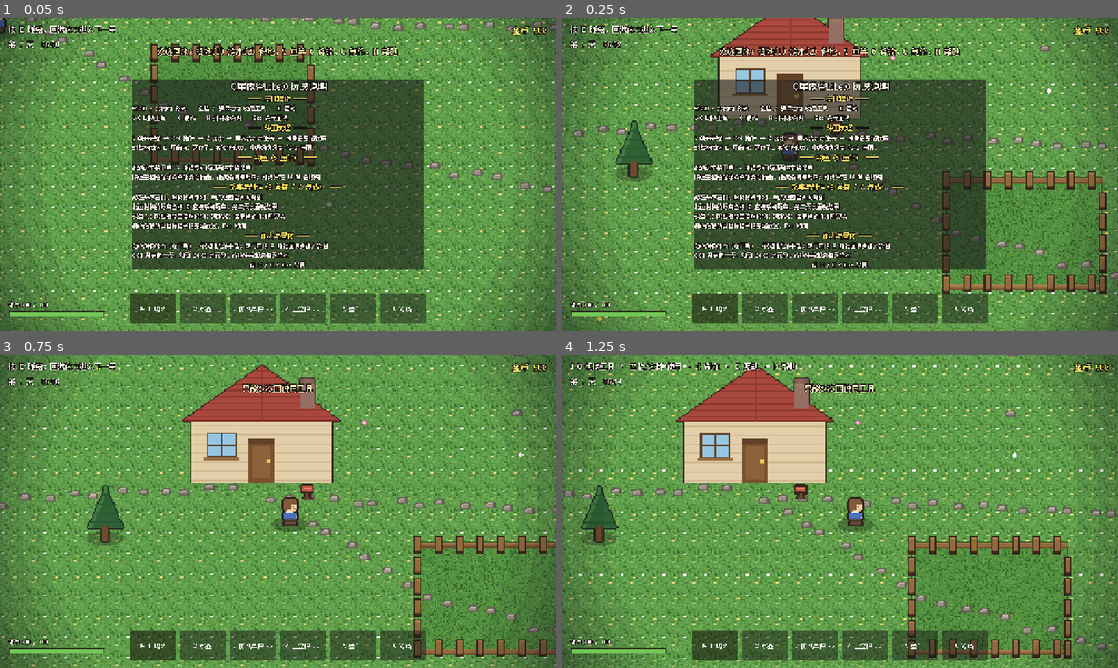
Above: before the commit, frames 1-4 (two rows, left to right).
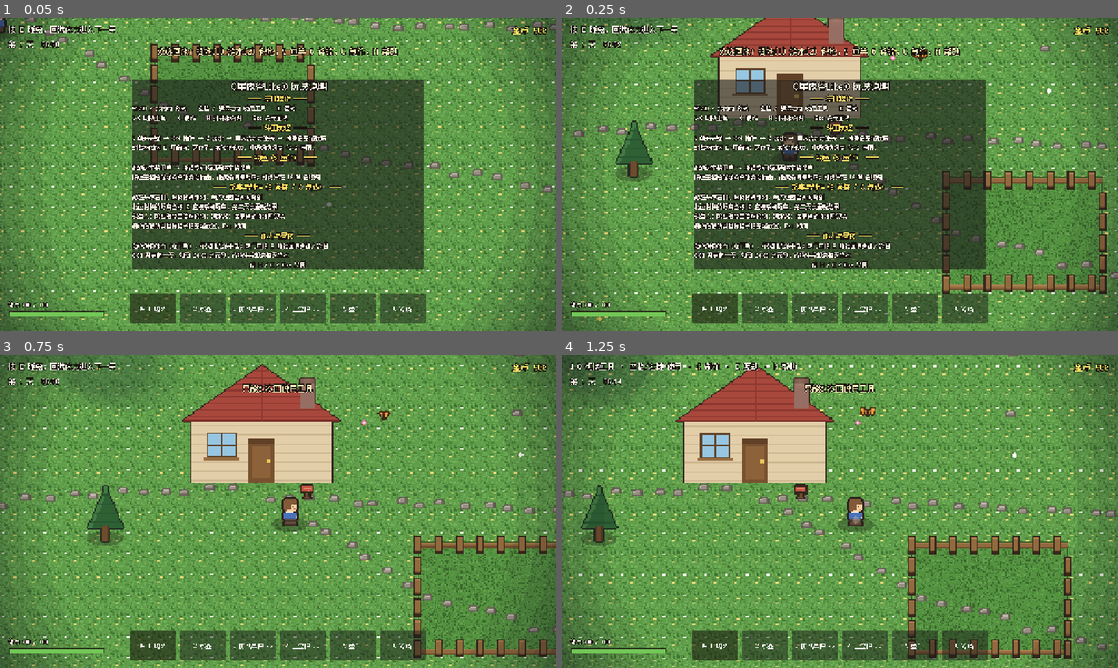
Above: after the commit, the same moments.

Repository: 192aaa/stardew-like
Game: Godot game, scene res://scenes/main.tscn
Two runs of this game, one before a commit and one after it. Both use one fixed random seed, a clock stepped at 60 frames per second and the inputs below.
Inputs (mouse positions are in pixels of both pictures, inside the frame that each line leads up to):
- Up to frame 1 (0.05 s): no input
- Up to frame 2 (0.25 s): no input
- Up to frame 3 (0.75 s): move the mouse to (400, 495) at 0.52 s; hold D (move_right) from 0.53 s (still down); hold E (interact) from 0.53 s (still down); click (400, 495) at 0.67 s
- Up to frame 4 (1.25 s): keep holding D (move_right); keep holding E (interact)

Frame 1 is identical in both runs. In frame 2, 0.3% of the frame differs, in the area x 7-66%, y 0-14%; in frame 3, 1.6%, in the area x 9-71%, y 0-21%; in frame 4, 0.9%.

Commit message:
打磨包：白天氛围（蝴蝶/云影/飘叶）+ 动作反馈（飘字/脚步尘土）+ 8-bit 程序化音效

Diff:
--- a/project.godot
+++ b/project.godot
@@ -18,6 +18,7 @@
 [autoload]
 
 Game="*res://scripts/game.gd"
+Sfx="*res://scripts/sfx.gd"
 
 [display]
 
--- a/scripts/decor.gd
+++ b/scripts/decor.gd
@@ -25,6 +25,9 @@
 const TEX_LOG := preload("res://assets/log.png")
 const TEX_STUMP := preload("res://assets/stump.png")
 const TEX_MUSHROOM := preload("res://assets/mushroom.png")
+const TEX_BUTTERFLY := preload("res://assets/butterfly.png")
+const TEX_CLOUD := preload("res://assets/cloud_shadow.png")
+const TEX_LEAF := preload("res://assets/leaf.png")
 
 const WATER_FRAMES := [
 	preload("res://assets/water0.png"), preload("res://assets/water1.png"),
@@ -90,12 +93,23 @@
 	Vector2(860, 40), Vector2(620, 140), Vector2(770, 120), Vector2(470, -30),
 ]
 
+## 白天氛围：蝴蝶活动点（花田与野花丛）/ 云影初始位置
+const BUTTERFLY_SPOTS := [
+	Vector2(-1170, 660), Vector2(-500, -500), Vector2(650, -250),
+	Vector2(900, 150), Vector2(-80, 120),
+]
+const CLOUD_SEEDS := [
+	Vector2(-900, -620), Vector2(500, 140), Vector2(-350, 760), Vector2(1250, -450),
+]
+
 var sign_font: Font
 var _stones: Array[Vector2] = []
 var _wt := 0.0
 var _glow_window: Sprite2D
 var _glow_lamp: Sprite2D
 var _fireflies: Array[Sprite2D] = []
+var _butterflies: Array[Sprite2D] = []
+var _clouds: Array[Sprite2D] = []
 
 
 func _ready() -> void:
@@ -152,6 +166,7 @@
 		f.modulate.a = 0.0
 		_fireflies.append(f)
 	_setup_smoke()
+	_setup_ambience()
 	# 碰撞：房屋、商店、池塘、灯柱、树干、水井、信箱、花田栅栏、地图边界
 	_add_blocker_rect(HOUSE_RECT)
 	_add_blocker_rect(STALL_RECT)
@@ -188,6 +203,20 @@
 		var b: Vector2 = FIREFLY_BASE[i]
 		f.position = b + Vector2(sin(_wt * 0.7 + i * 1.9) * 26.0, cos(_wt * 0.53 + i * 1.3) * 18.0)
 		f.modulate.a = night * (0.35 + 0.4 * (0.5 + 0.5 * sin(_wt * 2.2 + i)))
+	# 白天氛围：蝴蝶飞舞（入夜淡出）与云影缓慢漂移
+	var day_a := clampf(1.0 - night * 1.6, 0.0, 1.0)
+	for i in _butterflies.size():
+		var b := _butterflies[i]
+		var t := _wt * (0.5 + 0.12 * i) + i * 2.13
+		b.position = BUTTERFLY_SPOTS[i] + Vector2(sin(t) * 54.0, cos(t * 0.77) * 30.0)
+		b.frame = int(_wt * 10.0 + i * 1.7) % 2
+		b.flip_h = sin(t * 0.9) < 0.0
+		b.modulate.a = day_a
+	for i in _clouds.size():
+		var c := _clouds[i]
+		c.position.x += delta * (9.0 + i * 2.5)
+		if c.position.x > 2150.0:
+			c.position.x = -2150.0
 
 
 func _scatter_detail() -> void:
@@ -222,6 +251,64 @@
 			placed += 1
 
 
+## 白天氛围：云影 / 蝴蝶 / 树冠落叶
+func _setup_ambience() -> void:
+	var rng := RandomNumberGenerator.new()
+	rng.seed = 21
+	for i in CLOUD_SEEDS.size():
+		var c := Sprite2D.new()
+		c.texture = TEX_CLOUD
+		c.position = CLOUD_SEEDS[i]
+		var sc := 1.6 + rng.randf() * 0.9
+		c.scale = Vector2(sc, sc * (0.8 + rng.randf() * 0.3))
+		c.z_index = 1
+		c.modulate.a = 0.9
+		add_child(c)
+		_clouds.append(c)
+	for p in BUTTERFLY_SPOTS:
+		var b := Sprite2D.new()
+		b.texture = TEX_BUTTERFLY
+		b.hframes = 2
+		b.position = p
+		b.z_index = 1
+		add_child(b)
+		_butterflies.append(b)
+	for i in range(0, TREES.size(), 2):
+		_add_leaf_rain(TREES[i] + Vector2(0, -30))
+
+
+## 树冠飘落树叶（随机秋叶色、旋转飘落、落地图形淡出）
+func _add_leaf_rain(pos: Vector2) -> void:
+	var p := CPUParticles2D.new()
+	p.texture = TEX_LEAF
+	p.position = pos
+	p.amount = 3
+	p.lifetime = 3.4
+	p.preprocess = 3.0
+	p.emission_shape = CPUParticles2D.EMISSION_SHAPE_SPHERE
+	p.emission_sphere_radius = 20.0
+	p.direction = Vector2(0.25, 1)
+	p.spread = 24.0
+	p.gravity = Vector2(0, 10)
+	p.initial_velocity_min = 3.0
+	p.initial_velocity_max = 9.0
+	p.angular_velocity_min = -80.0
+	p.angular_velocity_max = 80.0
+	p.scale_amount_min = 0.7
+	p.scale_amount_max = 1.1
+	var autumn := Gradient.new()  # 随机初始色：绿→琥珀→赭石
+	autumn.set_color(0, Color(0.45, 0.62, 0.3))
+	autumn.add_point(0.5, Color(0.8, 0.62, 0.25))
+	autumn.set_color(1, Color(0.75, 0.42, 0.22))
+	p.color_initial_ramp = autumn
+	var g := Gradient.new()
+	g.set_color(0, Color(1, 1, 1, 0.95))
+	g.set_color(1, Color(1, 1, 1, 0))
+	p.color_ramp = g
+	p.emitting = true
+	add_child(p)
+
+
 func _add_material() -> CanvasItemMaterial:
 	var m := CanvasItemMaterial.new()
 	m.blend_mode = CanvasItemMaterial.BLEND_MODE_ADD
--- a/scripts/main.gd
+++ b/scripts/main.gd
@@ -148,6 +148,8 @@
 			_toggle_craft(false)
 		elif gather.pick_berry(player.position) > 0:
 			player.pop()
+			Sfx.play("pick")
+			_float_text("+野莓", player.position + Vector2(0, -30), Color(1, 0.55, 0.5))
 			_toast("摘到了野莓！已放进背包，明天会再结果")
 		elif player.position.distance_to(decor.SHOP_POS) < 90.0:
 			_toggle_shop(true)
@@ -218,6 +220,8 @@
 	if got != "":
 		Game.add_harvest(got, 1)
 		_toast("收获了%s！" % Game.CROPS[got].name)
+		_float_text("+1 %s" % Game.CROPS[got].name, _cell_center(cell), Color(1, 0.9, 0.35))
+		Sfx.play("harvest")
 		player.pop()
 		return
 	match current_tool:
@@ -235,6 +239,7 @@
 					err = msg
 			if done > 0:
 				player.pop()
+				Sfx.play("hoe")
 				if Game.hoe_level >= 2:
 					_toast("铜锄开垦了 %d 块地" % done)
 			else:
@@ -253,6 +258,7 @@
 					err = msg
 			if done > 0:
 				player.pop()
+				Sfx.play("water")
 				if Game.can_level >= 2:
 					_toast("铜壶浇了 %d 块地" % done)
 			else:
@@ -266,6 +272,7 @@
 			if msg == "":
 				Game.use_seed(id, 1)
 				_toast("种下了%s" % Game.CROPS[id].name)
+				Sfx.play("plant")
 				player.pop()
 			else:
 				_toast(msg)
@@ -280,15 +287,18 @@
 		_toast("体力不够了，回床上睡一觉吧")
 		return
 	var res: Dictionary = gather.hit_at(p)
+	Sfx.play("axe")
 	player.pop()
 	if res.result == "break":
 		var n := 1 + (1 if randf() < 0.3 else 0)
 		if res.kind == "rock":
 			Game.add_item("stone", n)
 			_toast("敲碎了石头！获得石料 x%d" % n)
+			_float_text("+%d 石料" % n, p, Color(0.85, 0.88, 0.95))
 		else:
 			Game.add_item("wood", n)
 			_toast("捡到了木材 x%d" % n)
+			_float_text("+%d 木材" % n, p, Color(0.8, 0.65, 0.45))
 
 
 # ---------- 钓鱼 ----------
@@ -344,6 +354,7 @@
 			fish_state = 2
 			_bite_window = 0.9
 			_bobber.modulate = Color(1.0, 0.45, 0.4)
+			Sfx.play("bite")
 			_toast("咬钩了！快按空格提竿！")
 	elif fish_state == 2:
 		_bite_window -= delta
@@ -409,6 +420,8 @@
 	Game.add_item(pick, 1)
 	_end_fishing()
 	_toast("钓到了%s！已放进背包，去商店卖掉吧" % Game.FISH[pick].name)
+	_float_text("+1 %s" % Game.FISH[pick].name, player.position + Vector2(0, -34), Color(0.55, 0.85, 1))
+	Sfx.play("harvest")
 	player.pop()
 
 
@@ -567,6 +580,7 @@
 		return
 	Game.add_gold(-cost)
 	Game.add_seed(id, 1)
+	Sfx.play("coin")
 	_toast("买了 1 包%s种子" % Game.CROPS[id].name)
 
 
@@ -578,6 +592,7 @@
 	var n := have if all else 1
 	Game.add_gold(n * int(Game.CROPS[id].sell))
 	Game.remove_harvest(id, n)
+	Sfx.play("coin")
 	_toast("卖出%s x%d，赚了 %d 金币" % [Game.CROPS[id].name, n, n * int(Game.CROPS[id].sell)])
 
 
@@ -589,6 +604,7 @@
 	var n := have if all else 1
 	Game.add_item(id, -n)
 	Game.add_gold(n * int(cat[id].sell))
+	Sfx.play("coin")
 	_toast("卖出%s x%d，赚了 %d 金币" % [cat[id].name, n, n * int(cat[id].sell)])
 
 
@@ -601,6 +617,7 @@
 			return
 		Game.add_gold(-Game.HOE_UP_COST)
 		Game.hoe_level = 2
+		Sfx.play("coin")
 		_toast("锄头升级为铜锄！开垦范围 3x3")
 	else:
 		if Game.can_level >= 2:
@@ -610,6 +627,7 @@
 			return
 		Game.add_gold(-Game.CAN_UP_COST)
 		Game.can_level = 2
+		Sfx.play("coin")
 		_toast("水壶升级为铜壶！浇水范围 3x3")
 
 
@@ -693,6 +711,7 @@
 		_toast(msg)
 		return
 	Game.consume(Game.RECIPES[place_mode].cost)
+	Sfx.play("plant")
 	_toast("%s放置成功！" % Game.RECIPES[place_mode].name)
 	place_mode = ""
 	farm.set_preview("", Vector2i.ZERO, false)
@@ -938,6 +957,36 @@
 		hint_label.text = txt
 
 
+## 世界坐标飘字（+N 动作反馈）：上浮并淡出
+func _float_text(txt: String, world_pos: Vector2, col: Color) -> void:
+	var wrap := Node2D.new()
+	wrap.position = world_pos
+	wrap.z_index = 60
+	var l := Label.new()
+	l.text = txt
+	l.add_theme_font_override("font", _ui_font)
+	l.add_theme_font_size_override("font_size", 15)
+	l.add_theme_color_override("font_color", col)
+	l.add_theme_color_override("font_outline_color", Color(0.12, 0.09, 0.06))
+	l.add_theme_constant_override("outline_size", 4)
+	l.horizontal_alignment = HORIZONTAL_ALIGNMENT_CENTER
+	l.size = Vector2(140, 20)
+	l.position = Vector2(-70, -30)
+	wrap.add_child(l)
+	add_child(wrap)
+	var tw := wrap.create_tween()
+	tw.set_parallel(true)
+	tw.tween_property(wrap, "position:y", world_pos.y - 36.0, 0.95) \
+			.set_ease(Tween.EASE_OUT).set_trans(Tween.TRANS_QUAD)
+	tw.tween_property(wrap, "modulate:a", 0.0, 0.95) \
+			.set_ease(Tween.EASE_IN).set_trans(Tween.TRANS_QUAD)
+	tw.chain().tween_callback(wrap.queue_free)
+
+
+func _cell_center(c: Vector2i) -> Vector2:
+	return Vector2(c.x * farm.CELL + 16, c.y * farm.CELL + 16)
+
+
 func _toast(msg: String) -> void:
 	toast_label.text = msg
 	if _toast_tween and _toast_tween.is_valid():
--- a/scripts/player.gd
+++ b/scripts/player.gd
@@ -3,12 +3,14 @@
 
 const SPEED := 220.0
 const WALK_FRAMES := [0, 1, 0, 2]  # 站 / 迈左腿 / 站 / 迈右腿
+const TEX_DUST := preload("res://assets/dust.png")
 
 var facing := Vector2.DOWN
 
 @onready var visual: Node2D = $Visual
 @onready var sprite: Sprite2D = $Visual/Sprite
 var _walk_t := 0.0
+var _step_t := 0.0
 
 
 func _physics_process(delta: float) -> void:
@@ -21,6 +23,10 @@
 		else:
 			facing = Vector2(0, signf(direction.y))
 		_walk_t += delta * 8.0
+		_step_t += delta
+		if _step_t >= 0.26:
+			_step_t = 0.0
+			_spawn_dust()
 		var f: int = WALK_FRAMES[int(_walk_t) % 4]
 		sprite.frame_coords = Vector2i(f, _row())
 	else:
@@ -42,3 +48,17 @@
 	var tw := create_tween()
 	tw.tween_property(visual, "scale", Vector2(1.1, 0.9), 0.06)
 	tw.tween_property(visual, "scale", Vector2.ONE, 0.1)
+
+
+## 脚步尘土：移动时每隔一小段在脚下冒出一团灰尘并淡出
+func _spawn_dust() -> void:
+	var d := Sprite2D.new()
+	d.texture = TEX_DUST
+	d.position = Vector2(randf_range(-4.0, 4.0), 11.0)
+	d.modulate = Color(1, 1, 1, 0.62)
+	add_child(d)
+	var tw := d.create_tween()
+	tw.set_parallel(true)
+	tw.tween_property(d, "position:y", d.position.y + 5.0, 0.42)
+	tw.tween_property(d, "modulate:a", 0.0, 0.42)
+	tw.chain().tween_callback(d.queue_free)
--- /dev/null
+++ b/scripts/sfx.gd
@@ -0,0 +1,26 @@
+extends Node
+## 8-bit 音效池：预载 WAV，多播放器轮换避免截断，随机音高微调去机械感
+
+var _streams := {}
+var _players: Array[AudioStreamPlayer] = []
+var _idx := 0
+
+
+func _ready() -> void:
+	for n in ["hoe", "water", "plant", "harvest", "coin", "bite", "pick", "axe"]:
+		_streams[n] = load("res://assets/s_%s.wav" % n)
+	for i in 8:
+		var p := AudioStreamPlayer.new()
+		add_child(p)
+		_players.append(p)
+
+
+func play(name: String, vol_db := 0.0, jitter := 0.05) -> void:
+	if not _streams.has(name):
+		return
+	var p := _players[_idx]
+	_idx = (_idx + 1) % _players.size()
+	p.stream = _streams[name]
+	p.volume_db = vol_db
+	p.pitch_scale = 1.0 + randf_range(-jitter, jitter)
+	p.play()
Binary file added: assets/butterfly.png
Not shown, added: assets/butterfly.png.import
Binary file added: assets/cloud_shadow.png
Not shown, added: assets/cloud_shadow.png.import
Binary file added: assets/dust.png
Not shown, added: assets/dust.png.import
Binary file added: assets/leaf.png
Not shown, added: assets/leaf.png.import
Not shown, added: assets/s_axe.wav.import
Not shown, added: assets/s_bite.wav.import
Not shown, added: assets/s_coin.wav.import
Not shown, added: assets/s_harvest.wav.import
(and 16 more such lines)
